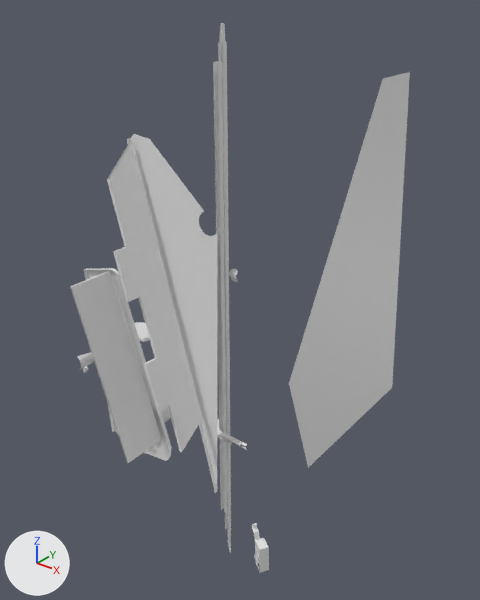
One commit to the OBJ model DarkChaos-Dev/gameitems/Primitive.LM_L_LF1_Parts.obj: the scene before it, then after it.
The view is the same before and after, from a 50 mm camera at (787.0, -511.0, -181.0) aimed at (343.0, 44.0, -525.0). Arrows for +X, +Y and +Z are at lower left; the lights stay in place. Where no turn or scale is listed for an object, it has been applied to the vertices. Vertices at the same position are counted once.

The scene before the commit, as lines of its bpy script (objects in view):
```python
me_lm_l_lf1_parts = bpy.data.meshes.new('LM_L_LF1_Parts')
me_lm_l_lf1_parts.from_pydata(...)  # 1055 vertices, 1560 faces; spans x 151.0..477.0, y -149.0..201.0, z -840.0..-216.0
ob_lm_l_lf1_parts = bpy.data.objects.new('LM_L_LF1_Parts', me_lm_l_lf1_parts)
ob_lm_l_lf1_parts.location = (0.0, 0.0, 0.0)
```
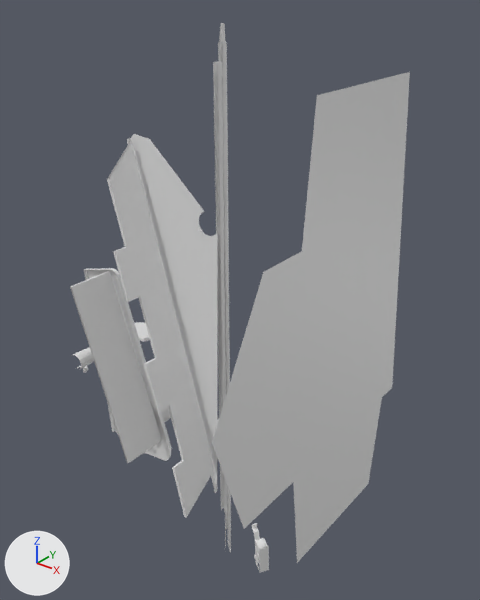
Pixel boxes (x1, y1, x2, y2) of what changed, in the pictures (480 x 600 px):
```json
{"part": 1, "of": "me_lm_l_lf1_parts", "change": "deleted", "before": [229, 269, 238, 282]}
{"part": 2, "of": "me_lm_l_lf1_parts", "change": "built on", "before": [78, 352, 243, 446], "after": [73, 79, 383, 563]}
```

The change, as JSON lines over the scene's bpy script:
```json
{"block": "me_lm_l_lf1_parts", "where": "# used by ob_lm_l_lf1_parts; location = (0.0, 0.0, 0.0)"}
{"op": "remove", "block": "me_lm_l_lf1_parts", "code": "me_lm_l_lf1_parts.from_pydata(...)  # 1055 vertices, 1560 faces; spans x 151.0..477.0, y -149.0..201.0, z -840.0..-216.0"}
{"op": "add", "block": "me_lm_l_lf1_parts", "code": "me_lm_l_lf1_parts.from_pydata(...)  # 1163 vertices, 1739 faces; spans x 151.0..477.0, y -163.0..201.0, z -840.0..-216.0"}
{"block": "me_lm_l_lf1_parts", "change": "me_lm_l_lf1_parts part 1: the loose piece of 30 vertices spanning x 417.0..428.0, y -69.0..-65.0, z -441.0..-428.0 is deleted"}
{"block": "me_lm_l_lf1_parts", "change": "me_lm_l_lf1_parts part 2"}
{"block": "me_lm_l_lf1_parts", "change": "17 vertices are removed from x 278.0..425.0, y -145.0..-69.0, z -629.0..-538.0"}
{"block": "me_lm_l_lf1_parts", "change": "33 faces are deleted"}
{"block": "me_lm_l_lf1_parts", "change": "2 vertices move within x 303.0, y -59.0, z -647.0"}
{"block": "me_lm_l_lf1_parts", "change": "116 vertices are added at x 266.0..477.0, y -163.0..159.0, z -840.0..-270.0"}
{"block": "me_lm_l_lf1_parts", "change": "196 new faces join them"}
```
